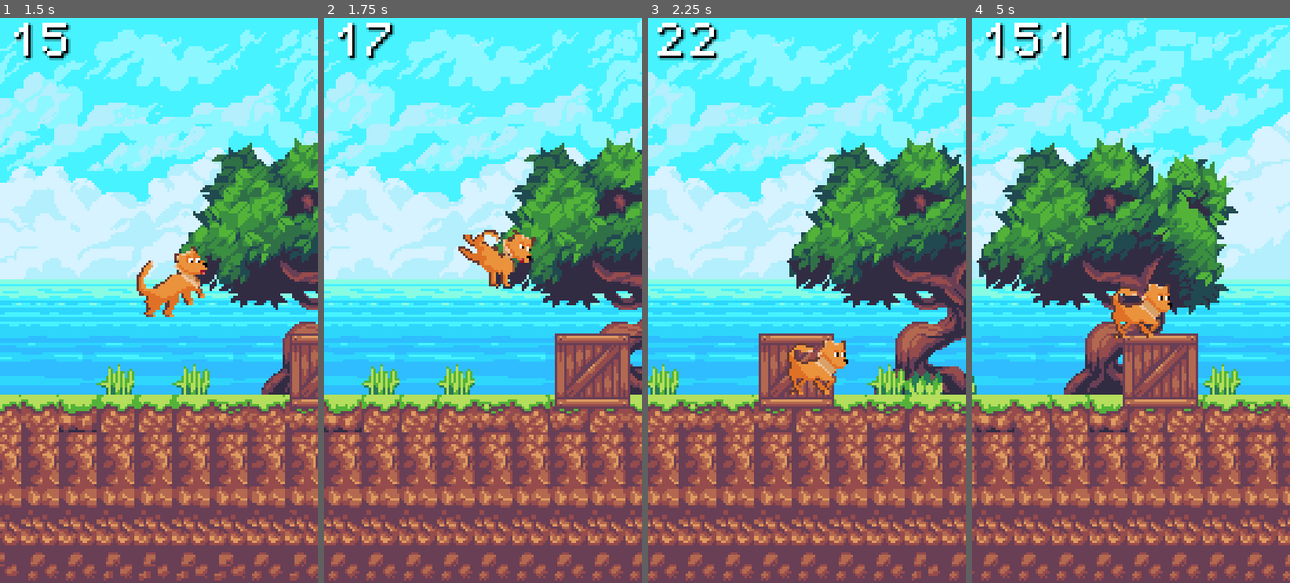
Above: before the commit, frames 1-4 (left to right).
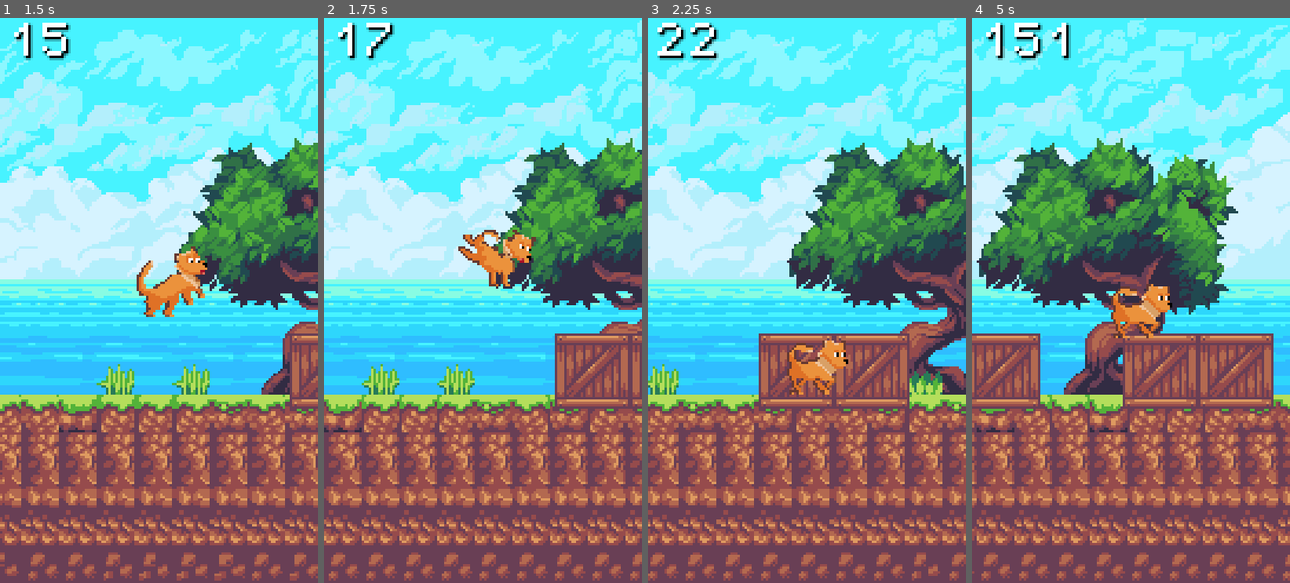
Above: after the commit, the same moments.

Repository: nikolaikilt/godot-2d-jumping-dog
Game: Godot game, scene res://scenes/game.tscn
Two runs of this game, one before a commit and one after it. Both use one fixed random seed, a clock stepped at 60 frames per second and the inputs below.
Inputs (mouse positions are in pixels of both pictures, inside the frame that each line leads up to):
- Up to frame 1 (1.5 s): move the mouse to (228, 272) at 0.52 s; click (228, 272) at 0.6 s; move the mouse to (95, 328) at 1.27 s; click (95, 328) at 1.35 s
- Up to frame 2 (1.75 s): no input
- Up to frame 3 (2.25 s): move the mouse to (838, 176) at 2.02 s; click (838, 176) at 2.1 s
- Up to frame 4 (5 s): move the mouse to (1115, 413) at 2.77 s; click (1115, 413) at 2.85 s; move the mouse to (1226, 385) at 3.52 s; click (1226, 385) at 3.6 s; move the mouse to (1035, 215) at 4.27 s; click (1035, 215) at 4.35 s

Frame 1 is identical in both runs. In frame 2, 0.5% of the frame differs, in the area x 96-100%, y 55-70%; in frame 3, 2.8%; in frame 4, 6.0%, in the area x 0-95%, y 47-70%.

Commit message:
carrot crunch sound added

Diff:
--- a/scenes/carrot.tscn
+++ b/scenes/carrot.tscn
@@ -2,7 +2,7 @@
 
 [ext_resource type="Texture2D" uid="uid://3338mbnerawt" path="res://assets/CARROT.png" id="1_btq7l"]
 [ext_resource type="Script" uid="uid://oxvkltbhwd1u" path="res://scenes/carrot.gd" id="1_elckd"]
-[ext_resource type="AudioStream" uid="uid://cr8huv0w1j1ji" path="res://assets/sounds/carrot.ogg" id="3_mb1r7"]
+[ext_resource type="AudioStream" uid="uid://bkvuixrxu473c" path="res://assets/sounds/crunch_carrot.ogg" id="3_mb1r7"]
 
 [sub_resource type="CapsuleShape2D" id="CapsuleShape2D_bq5dj"]
 radius = 2.1213207
@@ -24,7 +24,7 @@
 
 [node name="AudioStreamPlayer2D" type="AudioStreamPlayer2D" parent="." unique_id=2083054930]
 stream = ExtResource("3_mb1r7")
-volume_db = 1.0
+volume_db = 3.0
 pitch_scale = 1.1
 
 [connection signal="body_entered" from="." to="." method="_on_body_entered"]
--- a/scenes/crate.tscn
+++ b/scenes/crate.tscn
@@ -15,7 +15,7 @@
 }]
 
 [sub_resource type="SegmentShape2D" id="SegmentShape2D_ybftx"]
-b = Vector2(32, 0)
+b = Vector2(62, 1)
 
 [sub_resource type="SegmentShape2D" id="SegmentShape2D_bq5dj"]
 b = Vector2(31, 0)
@@ -30,14 +30,20 @@
 animation = &"idle"
 frame_progress = 0.2768196
 
+[node name="AnimatedSprite2D" type="AnimatedSprite2D" parent="AnimatedSprite2D" unique_id=1842847832]
+position = Vector2(32, 0)
+sprite_frames = SubResource("SpriteFrames_bq5dj")
+animation = &"idle"
+frame_progress = 0.2768196
+
 [node name="CollisionShape2D" type="CollisionShape2D" parent="." unique_id=892547122]
 position = Vector2(-15, -14)
 shape = SubResource("SegmentShape2D_ybftx")
 one_way_collision = true
 
 [node name="VisibleOnScreenNotifier2D" type="VisibleOnScreenNotifier2D" parent="." unique_id=1810443378]
-position = Vector2(-1, -6)
-rect = Rect2(-14, -10, 31, 31)
+position = Vector2(39, -6)
+rect = Rect2(-54, -10, 63, 31)
 
 [node name="CollisionShape2D2" type="CollisionShape2D" parent="." unique_id=956548261]
 z_index = -1
--- a/scenes/cratedouble.tscn
+++ b/scenes/cratedouble.tscn
@@ -41,3 +41,15 @@
 position = Vector2(0, 31)
 sprite_frames = SubResource("SpriteFrames_q6uv1")
 animation = &"idle"
+
+[node name="AnimatedSprite2D" type="AnimatedSprite2D" parent="AnimatedSprite2D/AnimatedSprite2D" unique_id=584991567]
+z_index = -1
+position = Vector2(32, -31)
+sprite_frames = SubResource("SpriteFrames_q6uv1")
+animation = &"idle"
+
+[node name="AnimatedSprite2D" type="AnimatedSprite2D" parent="AnimatedSprite2D/AnimatedSprite2D/AnimatedSprite2D" unique_id=1215186059]
+z_index = -1
+position = Vector2(0, 31)
+sprite_frames = SubResource("SpriteFrames_q6uv1")
+animation = &"idle"
--- a/scenes/game.tscn
+++ b/scenes/game.tscn
@@ -158,7 +158,7 @@
 
 [node name="BackgroundMusic" type="AudioStreamPlayer2D" parent="." unique_id=1954932048]
 stream = ExtResource("6_dinhu")
-pitch_scale = 1.2
+volume_db = -12.0
 autoplay = true
 parameters/looping = false
 
@@ -314,7 +314,7 @@
 
 [node name="bonus_Audio" type="AudioStreamPlayer" parent="." unique_id=421811136]
 stream = ExtResource("15_ir15t")
-volume_db = -18.0
+volume_db = 3.0
 
 [connection signal="bonus" from="player" to="." method="_on_player_bonus"]
 [connection signal="hit" from="player" to="." method="_on_player_hit"]
Not shown, added: assets/sounds/crunch_carrot.ogg.import
Not shown, added: assets/sounds/crunch_carrot.ogg
Not shown, changed: assets/sounds/my_jumping_dog_ost.ogg
